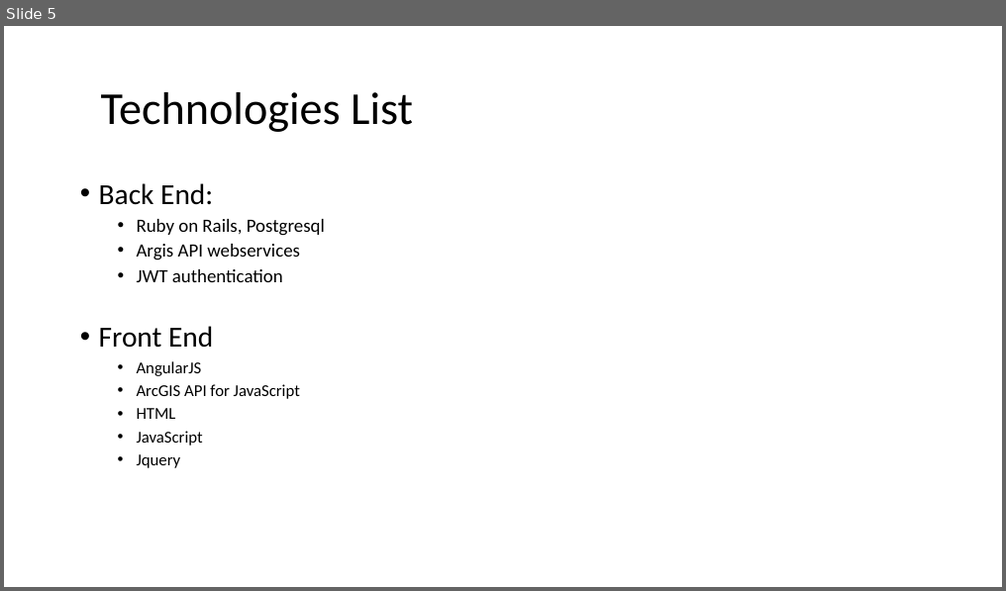
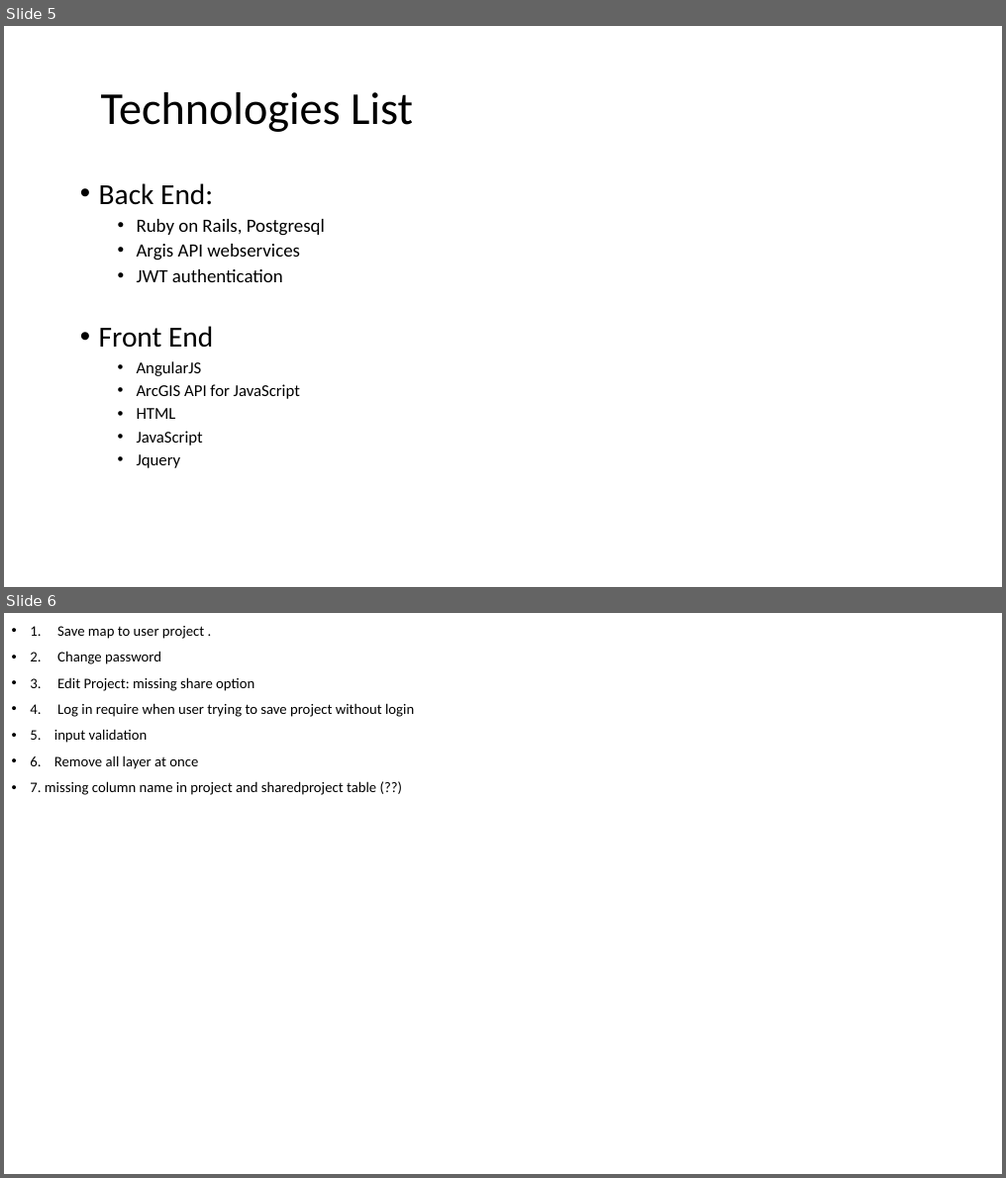
Before and after one commit to annguye2/geospatial-online-project, a slide deck: Geospatial Online Project.pptx. Shown one above the other, each under a label of ours: slide 5 before the commit, slides 5 and 6 after it. The pictures are 1006x591 and 1006x1178 pixels, drawn with LibreOffice and Linux fonts; fonts in the diff are those of the drawing. Boxes give left, top, right and bottom in pixels: in the first picture for what was removed or moved away, otherwise in the second. Text is boxed around its words. In the diff, an @@ line names an element or a change of style, - is before the commit and + after.

Commit message:
sharedproject model/schema added

```diff
--- a/Geospatial Online Project.pptx
+++ b/Geospatial Online Project.pptx
@@ slide 6 added at [4,613,1002,1174], background #FFFFFF @@
@@ text added at [30,626,414,795], 14 pt, text #000000 @@
+• 1. Save map to user project .
+• 2. Change password
+• 3. Edit Project: missing share option
+• 4. Log in require when user trying to save project without login
+• 5. input validation
+• 6. Remove all layer at once
+• 7. missing column name in project and sharedproject table (??)
```
